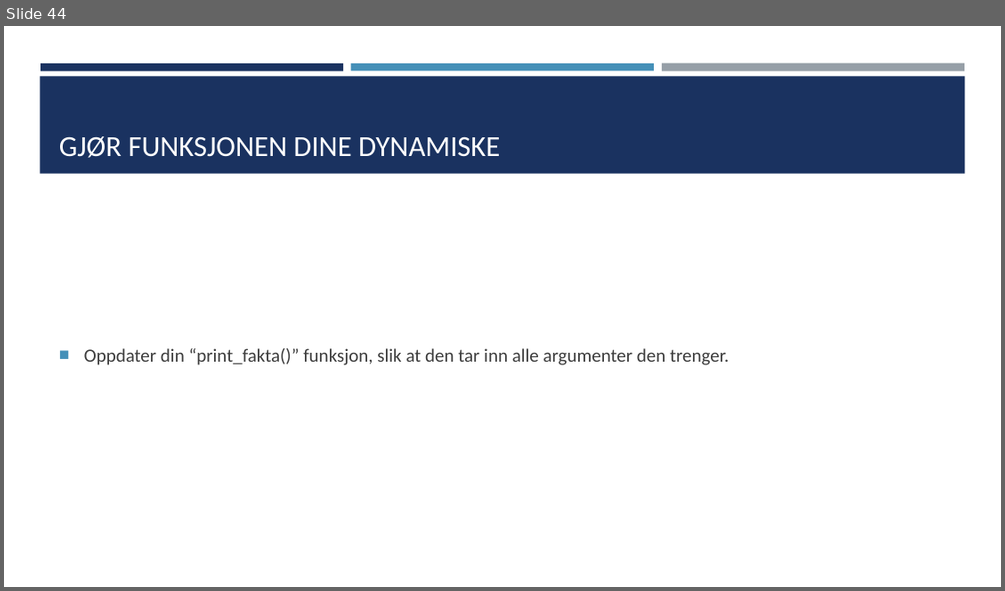
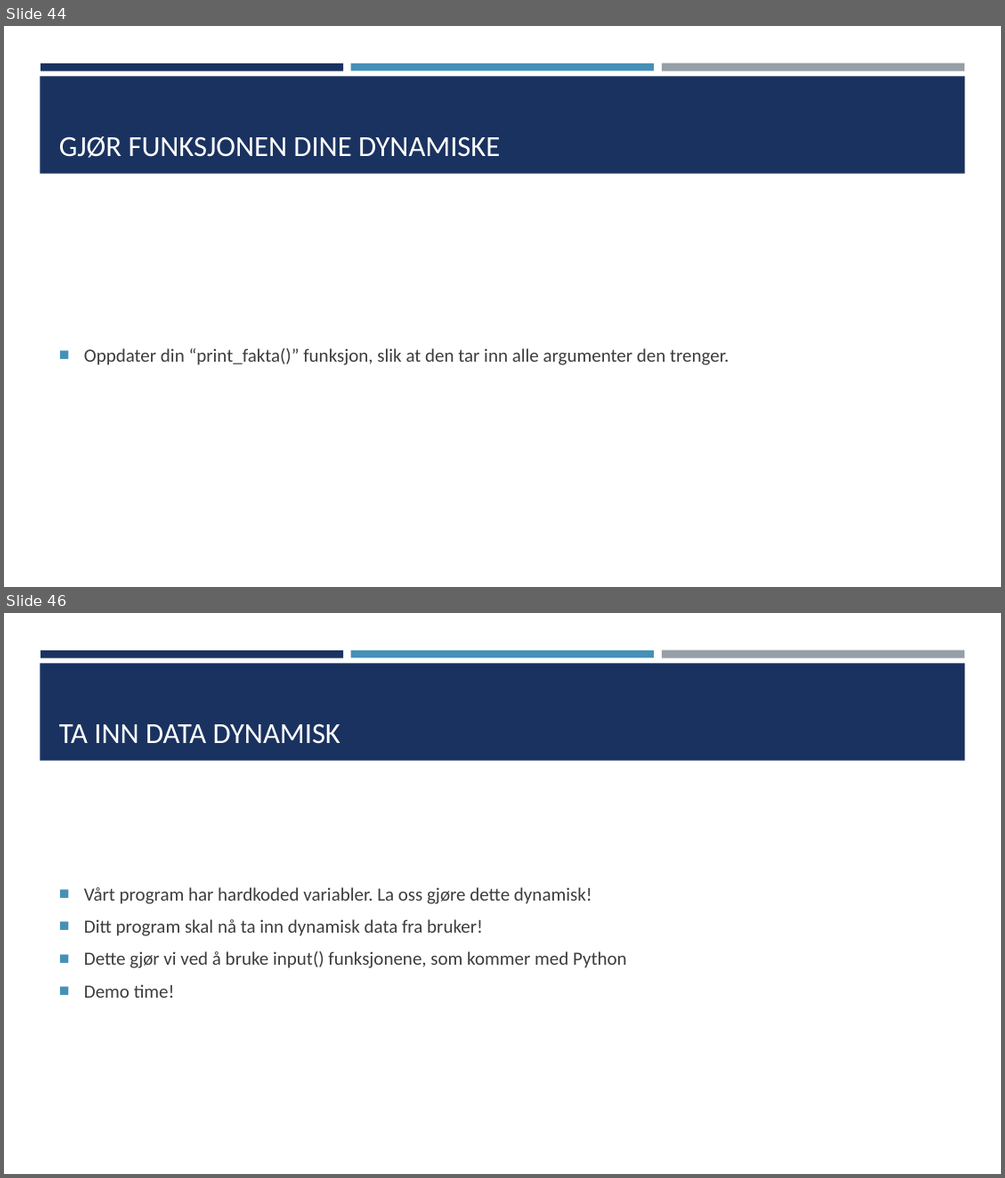
Before and after one commit to TheCodeAddiction/Learn-Python-Workshop, a slide deck: koding workshop powerpoint.pptx. Shown one above the other, each under a label of ours: slide 44 before the commit, slides 44 and 46 after it; the slides between them are not shown. The pictures are 1005x591 and 1005x1178 pixels, drawn with LibreOffice and Linux fonts; fonts in the diff are those of the drawing. Boxes give left, top, right and bottom in pixels: in the first picture for what was removed or moved away, otherwise in the second. Text is boxed around its words. In the diff, an @@ line names an element or a change of style, - is before the commit and + after.

Commit message:
Added the final stage of the task, however, the bonus tasks of Arrays and loops have not been added. Also finished the "final program" including the description of the task. I still have to make a cheatsheet for the students to be able to look at while they code.

```diff
--- a/koding workshop powerpoint.pptx
+++ b/koding workshop powerpoint.pptx
@@ slide 46 added at bbox=[4, 613, 1001, 1174], background #FFFFFF; not listed: 4 template elements that a slide beside it also shows @@
@@ title added at bbox=[59, 724, 340, 744], 28 pt, text #FFFFFF @@
+TA INN DATA DYNAMISK
@@ text added at bbox=[84, 887, 627, 997], 18 pt, text #3D3D3D @@
+■ Vårt program har hardkoded variabler. La oss gjøre dette dynamisk!
+■ Ditt program skal nå ta inn dynamisk data fra bruker!
+■ Dette gjør vi ved å bruke input() funksjonene, som kommer med Python
+■ Demo time!
```
Also in this commit, not shown: 10 other slides added, 6 other files.
